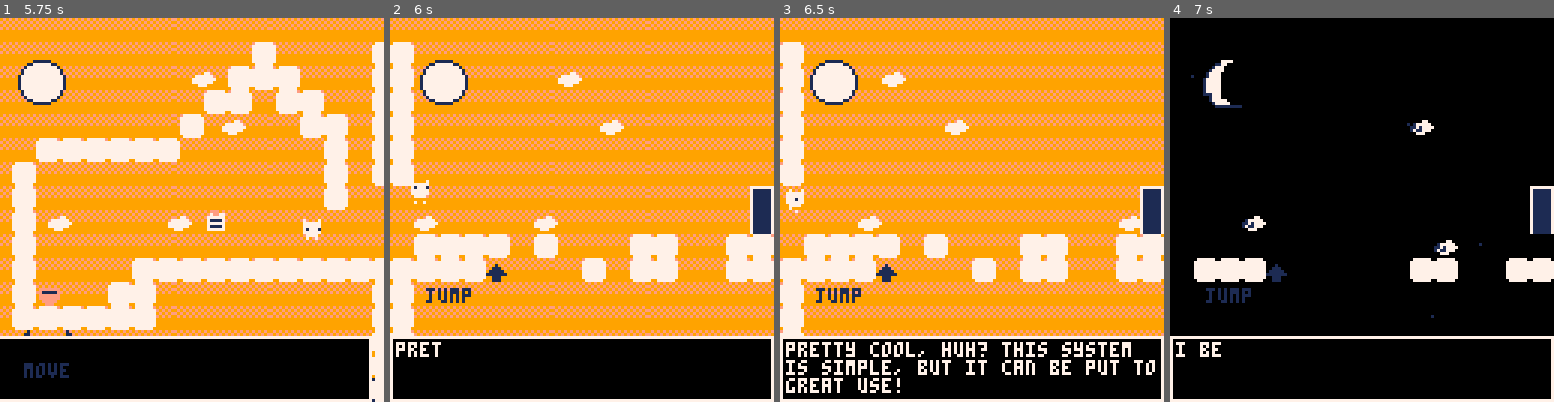
Above: before the commit, frames 1-4 (left to right).
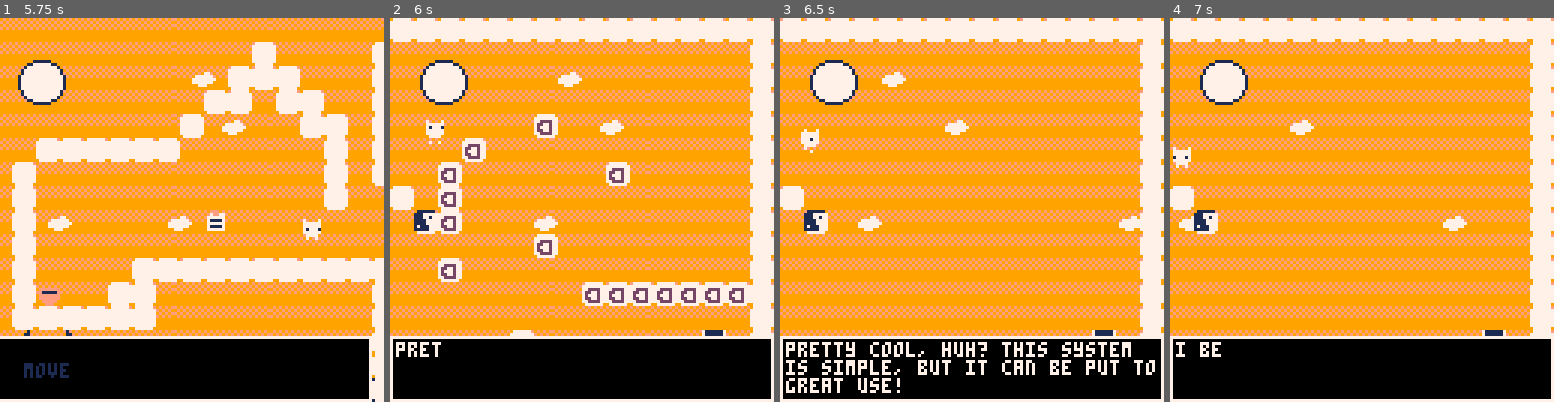
Above: after the commit, the same moments.

Repository: aadhyap/GBJam14
Game: PICO-8 cartridge platformer-game.p8
The game is run twice, just before and just after one commit, with the same random seed, the same clock (stepped at 60 frames per second) and the same inputs.
Inputs:
- Up to frame 1 (5.75 s): tap X (X key) at 0.33, 0.7, 1.43, 2.58, 3.1, 3.62, 4.13, 4.65, 5.17, 5.68 s; tap O (Z key) at 1.07, 1.8, 2.43, 3.07, 3.7, 4.33, 4.97, 5.6 s; hold Right 2.33-3.33 s; hold Right 3.38-4.22 s; hold Up 4.27-4.67 s; hold Right 4.72-5.72 s
- Up to frame 2 (6 s): no input
- Up to frame 3 (6.5 s): hold Left from 6.15 s (still down); tap X (X key) at 6.2 s; tap O (Z key) at 6.23 s
- Up to frame 4 (7 s): tap X (X key) at 6.72 s; tap O (Z key) at 6.87 s; release Left at 6.98 s

Frame 1 is identical in both runs. In frame 2, 24% of the frame differs, in the area x 0-100%, y 0-83%; in frame 3, 20%; in frame 4, 82%.

Commit message:
changed the boundaries of the end of the game

Diff:
--- a/platformer-game.p8
+++ b/platformer-game.p8
@@ -93,7 +93,7 @@
 	{0,40},
 	{20, 20},
 	{0, 40},
-	{0, 40},
+	{10, 40},
 
 	{0, 40},
 	{10, 40},
@@ -135,6 +135,10 @@
 
 	text_update()
 
+	if levelnum > 7 then
+	light = true
+
+	end
 
 	if switch(p.x,p.y+8) or
 				switch(p.x+7, p.y+8) then
@@ -421,7 +425,7 @@
 			end
 	else
 
-		if p.y >= 109 then
+		if p.y >= 115 then
 				spawn()
 			end
 
@@ -431,7 +435,7 @@
 function next_level()
 
 	if levelnum ==1 then
-	levelnum = 1
+	levelnum = 6
 	end
 	levelnum +=1
 	if levelnum > 15 then
Not shown, changed: 28 lines of the sprite sheet (__gfx__) section of platformer-game.p8
